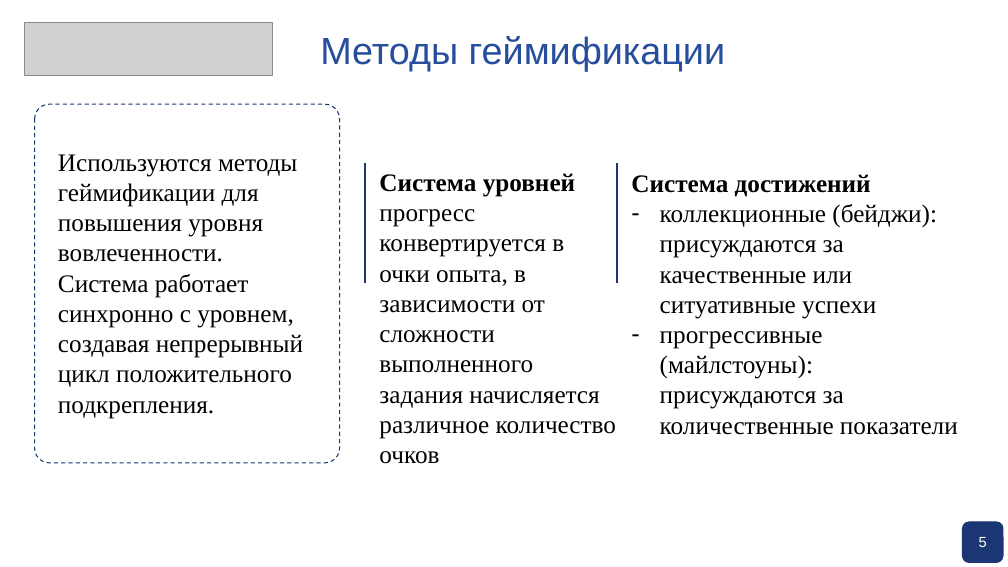
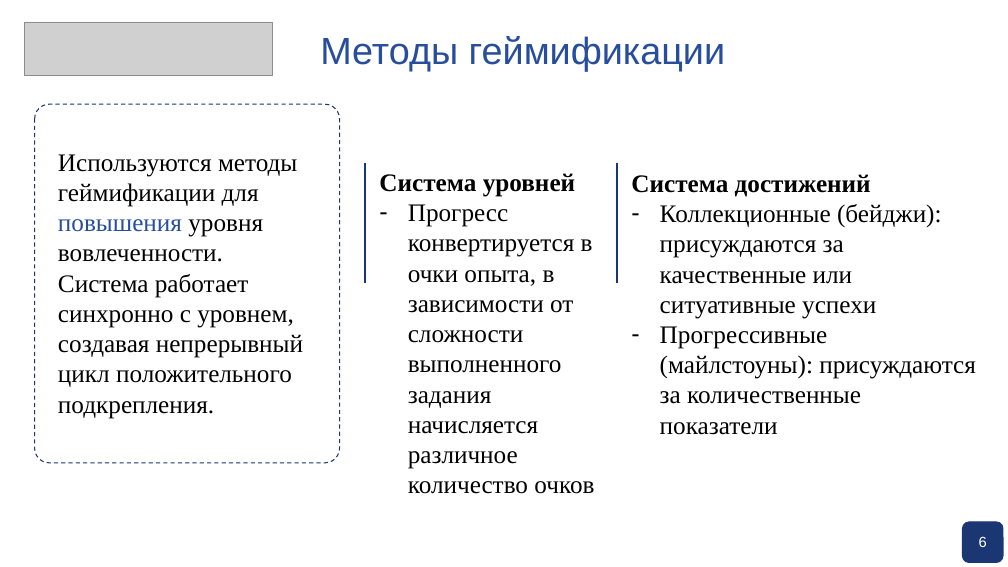
Before and after one commit to pagamov/pagamov_bot, a slide deck: slide 6 of docs/Презентация Гамов.pptx (slide 15 before the commit). Drawn at 1008x567 pixels with LibreOffice and Linux fonts; fonts in the diff are those of the drawing; grey boxes stand for pictures; background and template pictures are left out. Boxes give left, top, right and bottom in pixels: in the first picture for what was removed or moved away, otherwise in the second. Text is boxed around its words. In the diff, an @@ line names an element or a change of style, - is before the commit and + after.

```diff
--- a/docs/Презентация Гамов.pptx
+++ b/docs/Презентация Гамов.pptx
@@ text at (x1=58, y1=154, x2=297, y2=262): text colour #000000 to #274E9C in "повышения" @@
@@ text at (x1=408, y1=204, x2=594, y2=494): text changed @@
-прогресс конвертируется в очки опыта, в зависимости от сложности выполненного задания начисляется различное количество очков
+– Прогресс конвертируется в очки опыта, в зависимости от сложности выполненного задания начисляется различное количество очков
@@ text at (x1=660, y1=204, x2=976, y2=435): text changed @@
-– коллекционные (бейджи): присуждаются за качественные или ситуативные успехи
-– прогрессивные (майлстоуны): присуждаются за количественные показатели
+– Коллекционные (бейджи): присуждаются за качественные или ситуативные успехи
+– Прогрессивные (майлстоуны): присуждаются за количественные показатели
@@ text at (x1=979, y1=536, x2=987, y2=547): text changed @@
-5
+6
```
Also in this commit, not shown: 8 other slides changed, 4 slides added, 12 slides removed.
